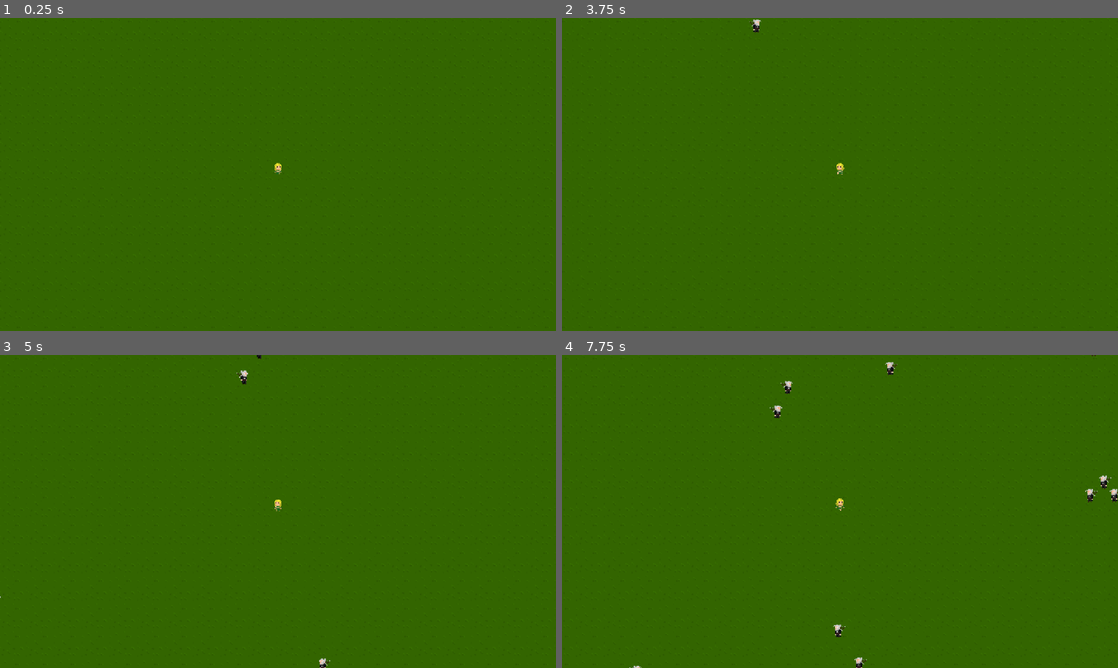
Above: before the commit, frames 1-4 (two rows, left to right).
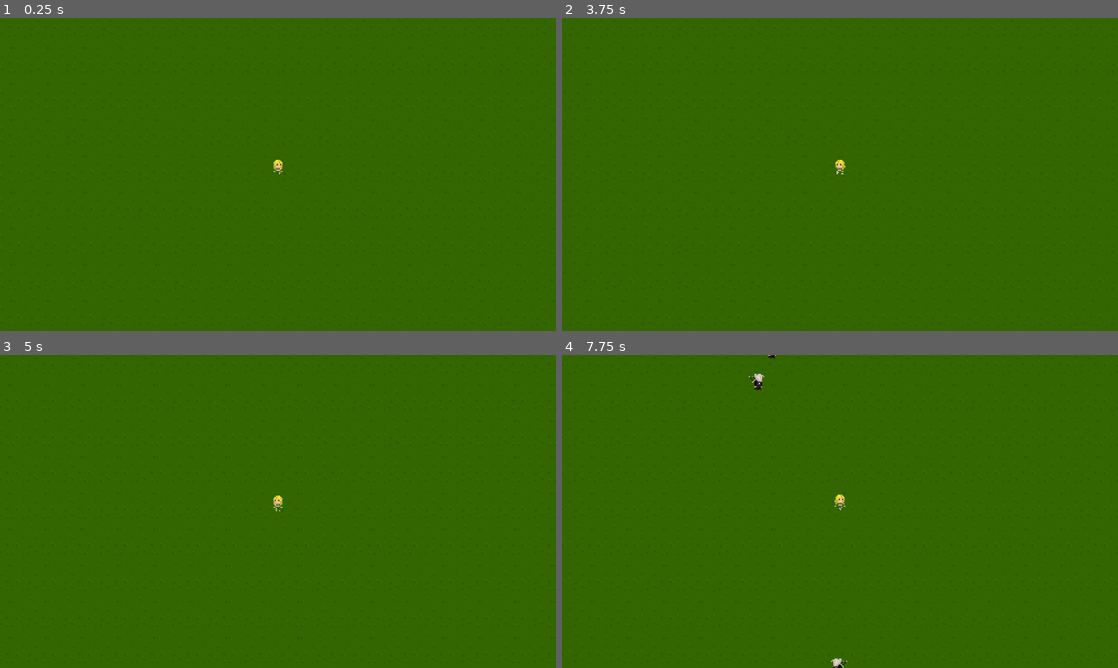
Above: after the commit, the same moments.

Repository: VlastaSeNemyje/VampiresClone
Game: Godot game, scene res://Scenes/world.tscn
Same seed, same stepped clock (60 frames per second), same inputs: the game is played once before the commit and once after it.
Inputs:
- Up to frame 1 (0.25 s): no input
- Up to frame 2 (3.75 s): tap Enter at 0.5, 2, 3.5 s; hold D (right) 0.53-1.28 s; tap Space at 1.25, 2.75 s; hold S (down) 1.28-2.03 s; hold D (right) 2.03-2.78 s; hold W (up) 2.78-3.53 s; hold A (left) from 3.53 s (still down)
- Up to frame 3 (5 s): keep holding A (left)
- Up to frame 4 (7.75 s): release A (left) at 5.03 s; hold S (down) 5.03-5.78 s; hold D (right) 5.78-6.53 s; hold W (up) 6.53-7.28 s; hold D (right) from 7.28 s (still down)

The runs differ from the first frame. In frame 1, less than 0.1% of the frame differs, in the area x 49-51%, y 45-50%; in frame 2, 0.1%; in frame 3, 0.2%; in frame 4, 0.6%, in the area x 12-100%, y 0-100%.

Commit message:
start attack

Diff:
--- /dev/null
+++ b/vampires-clone/Scenes/Attacks/arrow_attack.gd
@@ -0,0 +1,6 @@
+extends Area2D
+
+var level = 1
+var hp = 1
+var speed = 100
+var damage = 5
--- /dev/null
+++ b/vampires-clone/Scenes/Attacks/arrow_attack.tscn
@@ -0,0 +1,23 @@
+[gd_scene format=3 uid="uid://donbyvqoobgj0"]
+
+[ext_resource type="Texture2D" uid="uid://3xtk72gl8dyr" path="res://Textures/Sprites/VFX/Arrow.png" id="1_ehlc7"]
+[ext_resource type="Script" uid="uid://b5tjl2qp00vuj" path="res://Scenes/Attacks/arrow_attack.gd" id="1_ijrjh"]
+
+[sub_resource type="RectangleShape2D" id="RectangleShape2D_ehlc7"]
+size = Vector2(3, 20)
+
+[node name="ArrowAttack" type="Area2D" unique_id=1330156193 groups=["attack"]]
+collision_layer = 4
+collision_mask = 0
+script = ExtResource("1_ijrjh")
+
+[node name="Sprite2D" type="Sprite2D" parent="." unique_id=1019898187]
+texture = ExtResource("1_ehlc7")
+
+[node name="CollisionShape2D" type="CollisionShape2D" parent="." unique_id=1856506390]
+position = Vector2(0.5, 0)
+shape = SubResource("RectangleShape2D_ehlc7")
+
+[node name="Timer" type="Timer" parent="." unique_id=1142233917]
+
+[node name="AudioStreamPlayer2D" type="AudioStreamPlayer2D" parent="." unique_id=2064084221]
--- a/vampires-clone/Scenes/player.tscn
+++ b/vampires-clone/Scenes/player.tscn
@@ -1,7 +1,7 @@
 [gd_scene format=3 uid="uid://d4mksw1nihjx5"]
 
 [ext_resource type="Script" uid="uid://crask6d84cg4i" path="res://Scripts/player.gd" id="1_cvnsp"]
-[ext_resource type="Texture2D" uid="uid://dva5k5nflhe47" path="res://Resources/Miniprotectors/MiniYoungDryad.png" id="2_6t5aa"]
+[ext_resource type="Texture2D" uid="uid://dva5k5nflhe47" path="res://Textures/Sprites/MiniYoungDryad.png" id="2_6t5aa"]
 [ext_resource type="PackedScene" uid="uid://cyadi38x6i7cn" path="res://Utility/hurt_box.tscn" id="3_6t5aa"]
 
 [sub_resource type="AtlasTexture" id="AtlasTexture_vgqql"]
@@ -112,6 +112,7 @@
 shape = SubResource("CapsuleShape2D_cvnsp")
 
 [node name="Camera2D" type="Camera2D" parent="." unique_id=607192347]
+zoom = Vector2(1.3, 1.3)
 
 [node name="HurtBox" parent="." unique_id=1129910364 instance=ExtResource("3_6t5aa")]
 visible = false
--- a/vampires-clone/Utility/enemy_spawner.gd
+++ b/vampires-clone/Utility/enemy_spawner.gd
@@ -16,7 +16,7 @@
 				i.spawn_delay_counter += 1
 			else:
 				i.spawn_delay_counter = 0
-				var new_enemy = load(str(i.enemy.resource_path))
+				var new_enemy = i.enemy
 				var counter = 0
 				while counter < i.enemy_num:
 					var enemy_spawn = new_enemy.instantiate()
Not shown, added: vampires-clone/Scenes/Attacks/arrow_attack.gd.uid
Renamed: vampires-clone/Resources/Miniprotectors/MiniYoungDryad.png -> vampires-clone/Textures/Sprites/MiniYoungDryad.png
Not shown, added: vampires-clone/Textures/Sprites/MiniYoungDryad.png.import
Binary file added: vampires-clone/Textures/Sprites/VFX/Arrow.png
Not shown, changed: vampires-clone/Textures/Sprites/VFX/Arrow.png.import
Not shown, changed: vampires-clone/Resources/2Dworking.kra
